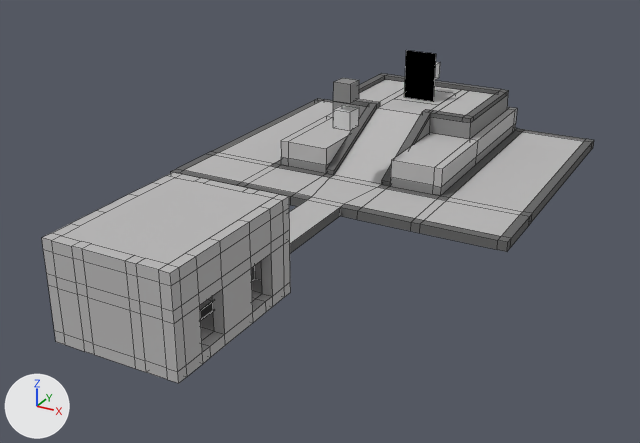
Two versions of the Blender file Working/temple.blend, one commit apart.
Camera for both pictures: a camera (50 mm lens) standing at (41.3, -50.8, 35.8) and looking at (-2.4, 28.7, -4.0). Arrows for +X, +Y and +Z are at lower left; the lights stay in place. Mesh edges are drawn as thin lines.

The first picture shows 'Cube.002', 'Cube.003', 'Foyer', 'Portal', 'Pyramid'.
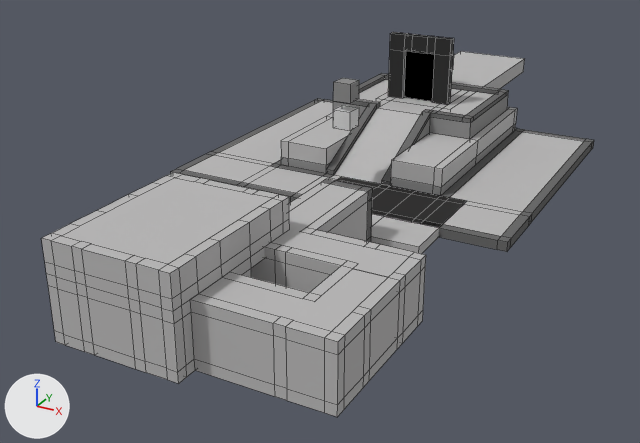
Where the newer file only moved an object's origin or applied its transform, the numbers keep the older frame.

What differs and where, as boxes [x1, y1, x2, y2] in the pictures (640 x 443 px):
'Plane', added
    after: [190, 266, 400, 417]
'Plane.001', added
    after: [251, 177, 467, 349]
    faces in mat_stone (grey #bbbaba): [251, 177, 467, 349]
    faces in mat_darkstone (dark grey #6d6d6d): [322, 179, 373, 242]
'Cube.004', added
    after: [388, 32, 454, 105]
'Layer2Platform', recoloured, mesh rescaled, moved (not visible before)
    after: [452, 51, 524, 89]
'Cube.003', moved
    before: [435, 62, 440, 80]
    after: [452, 54, 454, 70]

The edits, one by one:
me_layer2platform has 8 vertices, 6 faces and spans x -3.0..3.0, y -3.0..3.0, z -1.0..1.0.
me_layer2platform is used by ob_layer2platform; location (0.02, 52.06, 4.0).
me_layer2platform part 1: the whole mesh is scaled about its middle by (1.67, 5, 1).
me_layer2platform now uses material mat_stone (grey #bbbaba).
Mesh me_plane is new.
It has 96 vertices, 87 faces and spans x -1.0..11.0, y -3.0..7.0, z -1.0..5.0.
It uses material mat_stone (grey #bbbaba).
Mesh me_plane_001 is new.
It has 172 vertices, 158 faces and spans x -17.6..2.4, y -1.0..28.0, z -1.0..5.0.
Faces by material slot: [137, 21].
It uses material mat_stone (grey #bbbaba).
It uses material mat_darkstone (dark grey #6d6d6d).
Mesh me_cube_004 is new.
It has 32 vertices, 30 faces and spans x -4.0..4.0, y -0.5..0.5, z 0.0..8.0.
It uses material mat_greystone (grey #8f8f8f).
Object 'Layer2Platform' (ob_layer2platform) moves from (0.02, 52.06, 4.0) to (0.02, 63.06, 4.0).
Object 'Cube.003' (ob_cube_003) moves from (0.01, 52.99, 8.02) to (0.01, 57.99, 8.02).
Object 'Plane' (ob_plane) is new; it shows me_plane.
Its location is (7.0, -3.0, 0.0).
Object 'Plane.001' (ob_plane_001) is new; it shows me_plane_001.
Its location is (15.6, 5.0, 0.0).
Object 'Cube.004' (ob_cube_004) is new; it shows me_cube_004.
Its location is (0.0, 49.98, 5.04).
